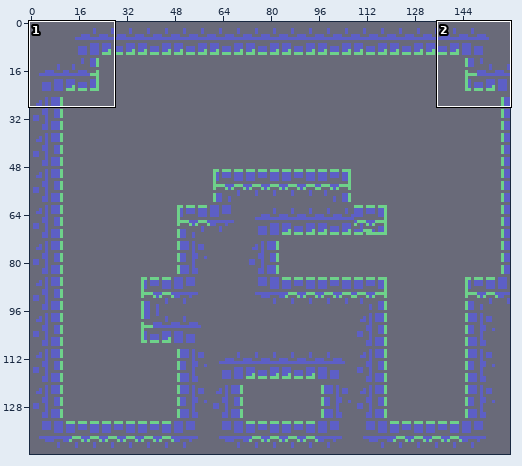
Two versions of one sprite sheet, src/assets/maps/test/simplified/Level_0/_composite.png. The first picture is a wide view before the edit; the outline marks the close-up.
Close-up. Before:
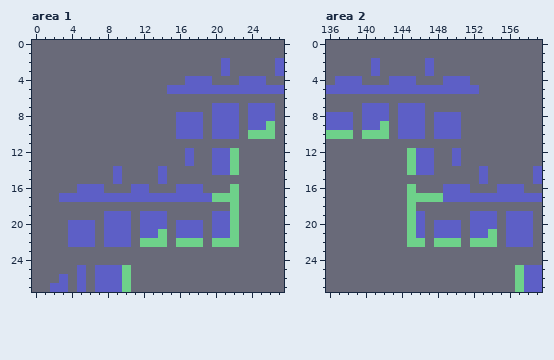
The file is 160x144 pixels. Shown: area 1: x 0..27, y 0..27; area 2: x 136..159, y 0..27. The commit also changed other parts of the picture, which this record leaves out.
The same view after the edit:
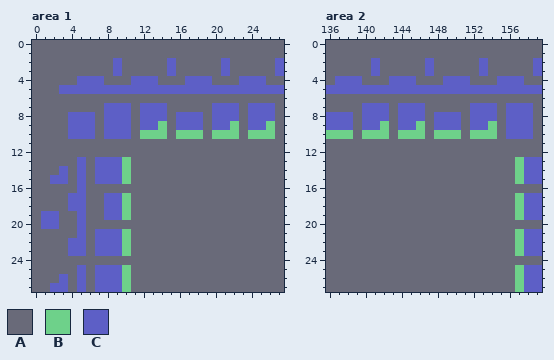
Palette (. is transparent): A #696a79  B #6ed18a  C #5d5fc6
What changed:
Changed rows in their new state; - is an unchanged pixel.
Area 1:
first column x 1:
 2 --------C-----C-------
 3 --------C-----C-------
 4 ----CCC---CCC---------
 5 --CCCCCCCCCCCC--------
 7 -------CCC-CCC--------
 8 ---CCC-CCC-CCC--------
 9 ---CCC-CCC-CCB-------B
10 ---CCC-CCC-BBB-BBB-BBB
12 ----------------A--AAA
13 ----C-CCCB------A--AAA
14 --C-C-CC-B---A-----AAA
15 -CC-C-CC-B---A--------
16 -----AA---AA---AAA---A
17 --A--AA--BAAAAAAAAAAAA
18 ---CC--CCB-----------A
19 CC--C----B-AAA-----AAA
20 CC-A-A-AAA-AAA-AAA-AAA
21 ---A-AC--B-AAA-AAA-AAA
22 -----AC--B-AAA-AAA-AAA
23 ---CC-CCCB------------
Area 2:
first column x 144:
 2 ---------C-----C
 3 ---------C-----C
 4 -----------CCC--
 5 ---------CCCCCCC
 7 --------CCC-CCC-
 8 --------CCC-CCC-
 9 --B-----CCB-CCC-
10 BBB-BBB-BBB-CCC-
12 -AAA--A---------
13 -AAA--A------BCC
14 -AAA-----A---BC-
15 ---------A---BC-
16 -A---AAA---AAA--
17 -AAAAAAAAAAAAB--
18 -A-----------BCC
19 -AA-----AAA-AB-C
20 -AA-AAA-AAA-AAA-
21 -AA-AAA-AAA-AB-C
22 -AA-AAA-AAA-AB-C
23 -------------BCC
Pixel boxes of the changes (left, top, right, bottom) in both close-ups:
changed: (41, 58, 239, 256)
changed: (398, 58, 542, 256)
